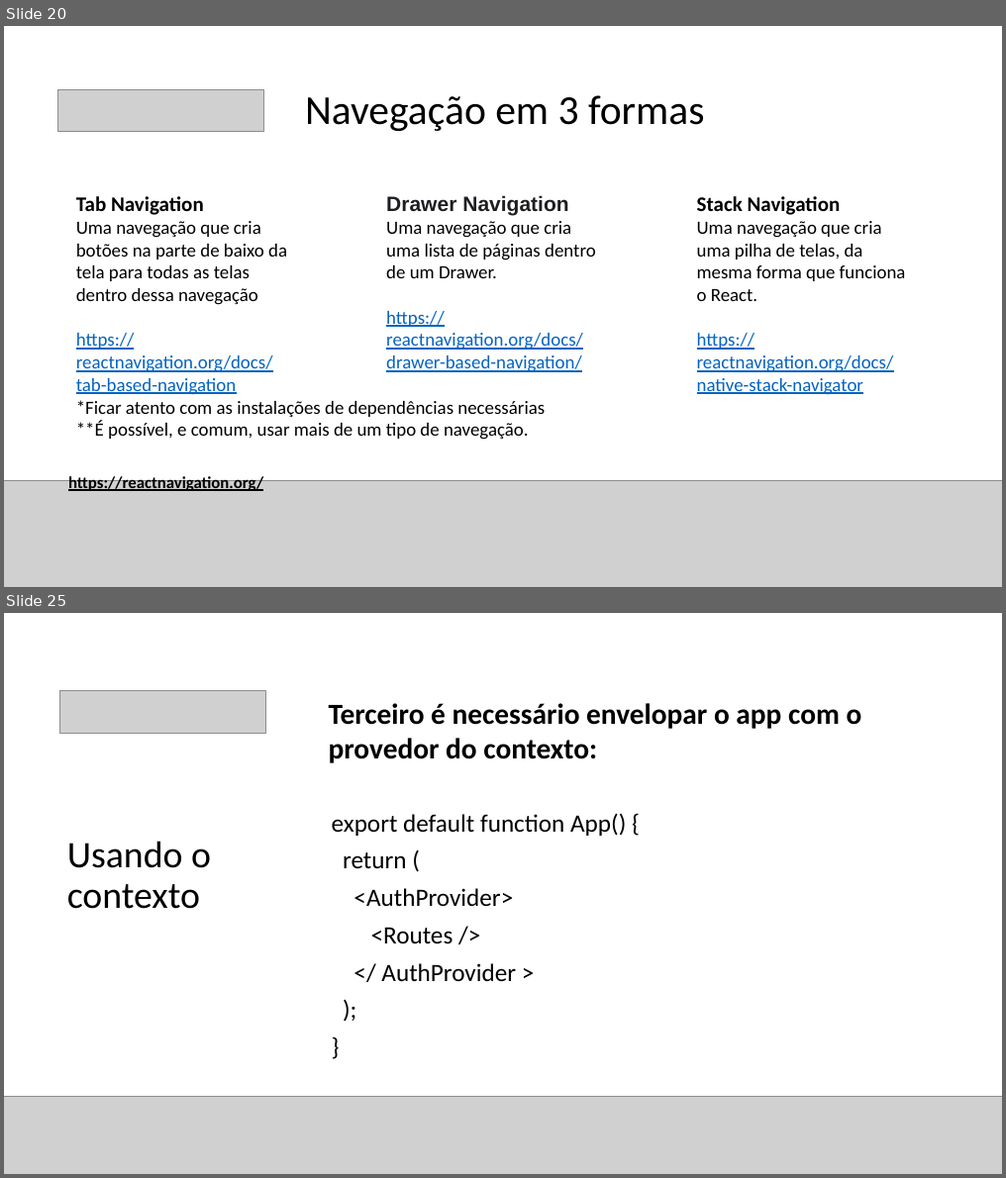
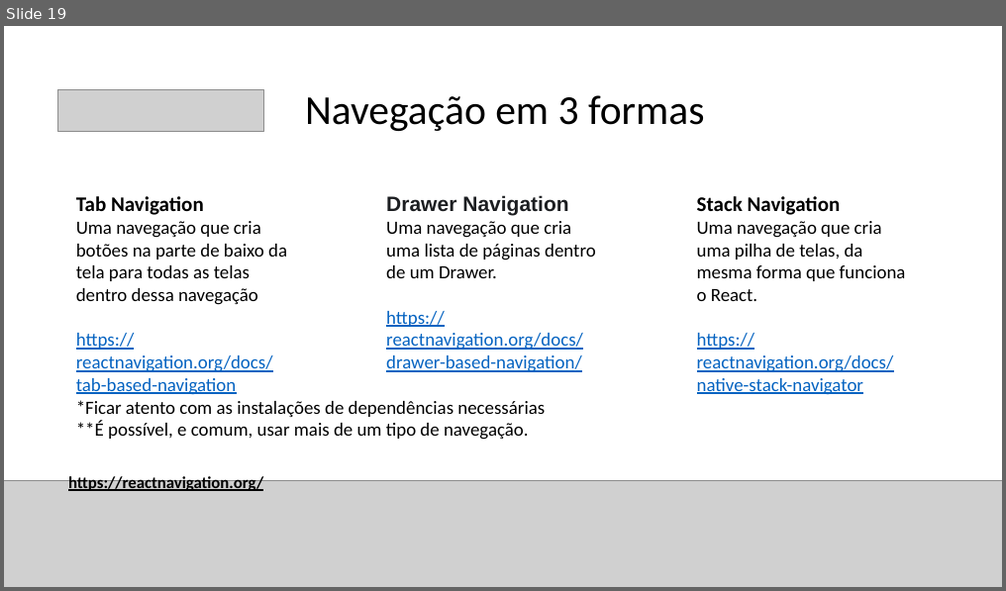
Before and after one commit to FredHSQ/ReactNativeClasses, a slide deck: AulasMaisExplicadas.pptx. Shown one above the other, each under a label of ours: slides 20 and 25 before the commit, slide 19 after it; the slides between them are not shown. The pictures are 1006x1178 and 1006x591 pixels, drawn with LibreOffice and Linux fonts; fonts in the diff are those of the drawing; grey boxes stand for pictures. Boxes give left, top, right and bottom in pixels: in the first picture for what was removed or moved away, otherwise in the second. Text is boxed around its words. In the diff, an @@ line names an element or a change of style, - is before the commit and + after.

```diff
--- a/AulasMaisExplicadas.pptx
+++ b/AulasMaisExplicadas.pptx
@@ slide 25 removed at (4, 613, 1002, 1174), background #FFFFFF @@
@@ picture removed at (59, 691, 265, 734) @@
@@ text removed at (329, 703, 862, 982) @@
-Terceiro é necessário envelopar o app com o provedor do contexto:
-export default function App() {
-return (
-<AuthProvider>
-<Routes />
-</ AuthProvider >
-);
-}
@@ title removed at (67, 841, 211, 909) @@
-Usando o contexto
@@ picture removed at (4, 1096, 1002, 1174) @@
@@ what was slide 20 is now slide 19 @@
```
Also in this commit, not shown: 6 other slides removed, 3 other files.
